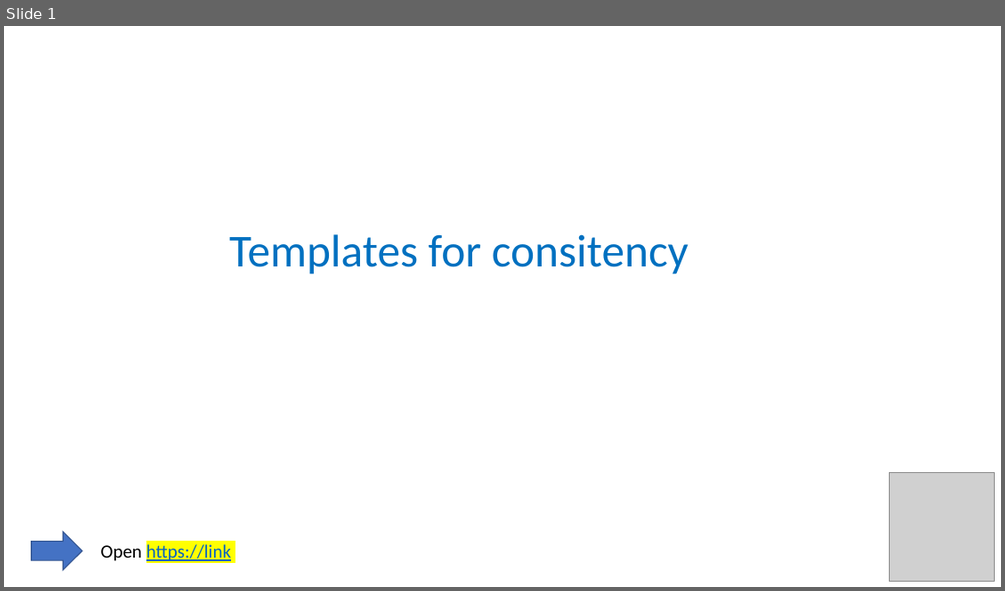
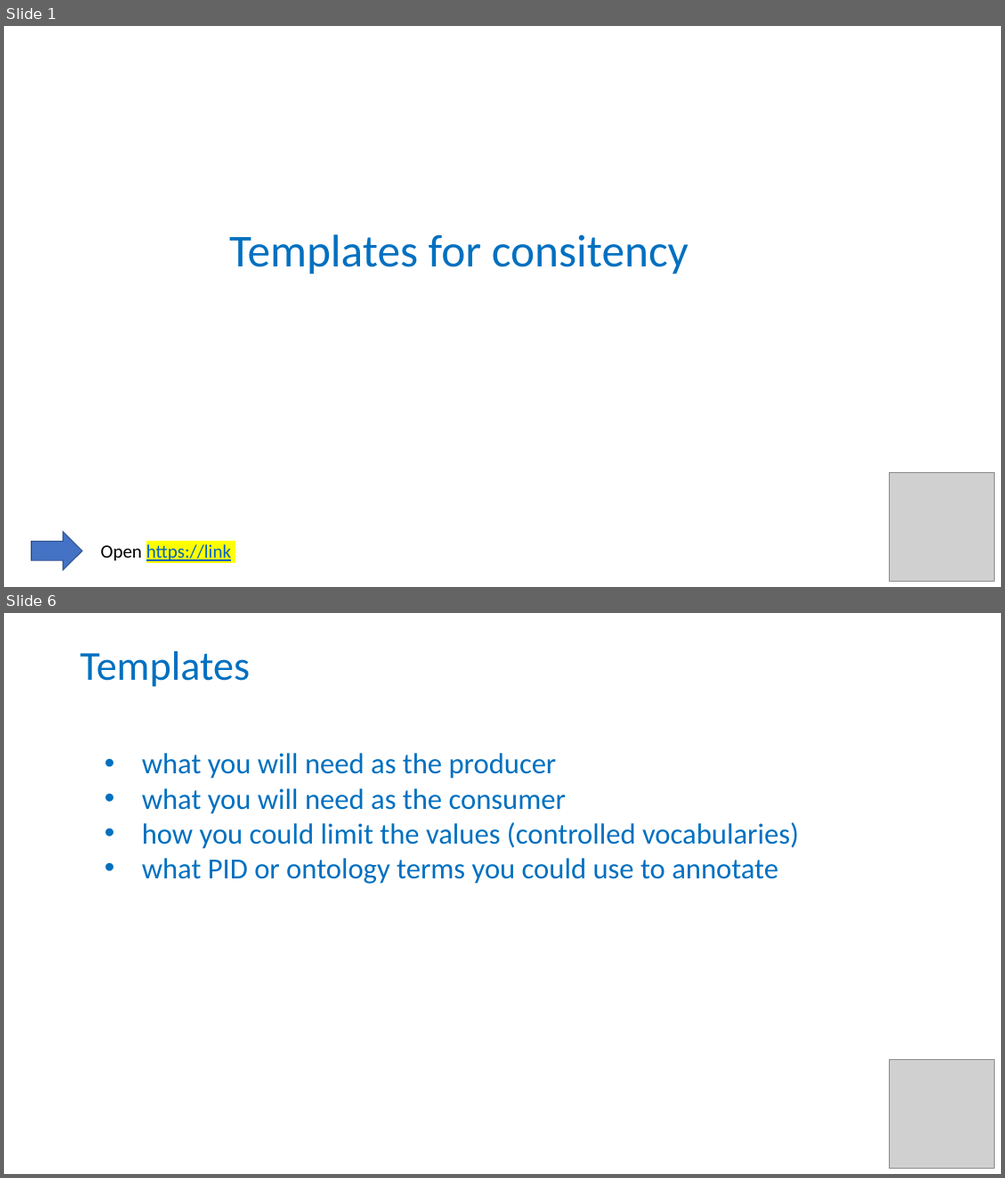
Before and after one commit to tobyhodges/solid-waddle, a slide deck: instructors/12-Templates.pptx. Shown one above the other, each under a label of ours: slide 1 before the commit, slides 1 and 6 after it; the slides between them are not shown. The pictures are 1005x591 and 1005x1178 pixels, drawn with LibreOffice and Linux fonts; fonts in the diff are those of the drawing; grey boxes stand for pictures. Boxes give left, top, right and bottom in pixels: in the first picture for what was removed or moved away, otherwise in the second. Text is boxed around its words. In the diff, an @@ line names an element or a change of style, - is before the commit and + after.

```diff
--- a/instructors/12-Templates.pptx
+++ b/instructors/12-Templates.pptx
@@ slide 6 added at <box>4,613,1001,1174</box>, background #FFFFFF @@
@@ title added at <box>80,651,250,687</box>, 39.6 pt, text #0070C0 @@
+Templates
@@ text added at <box>142,753,799,884</box>, 28 pt, text #0070C0 @@
+• what you will need as the producer
+• what you will need as the consumer
+• how you could limit the values (controlled vocabularies)
+• what PID or ontology terms you could use to annotate
@@ picture added at <box>889,1060,994,1167</box> @@
```
Also in this commit, not shown: 6 other slides added, 1 slide removed, 2 other files.
